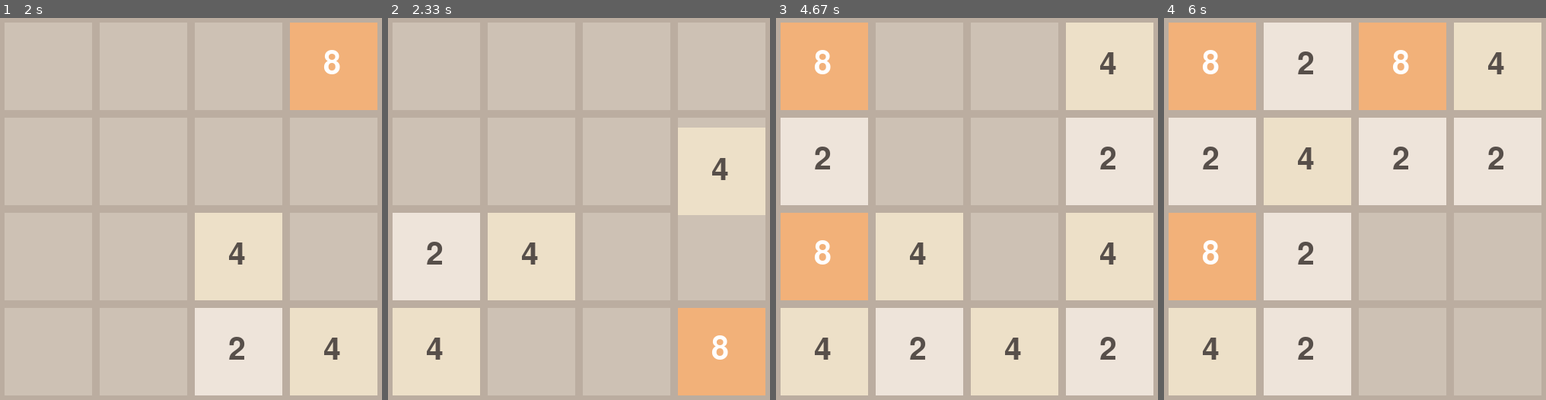
Above: before the commit, frames 1-4 (left to right).
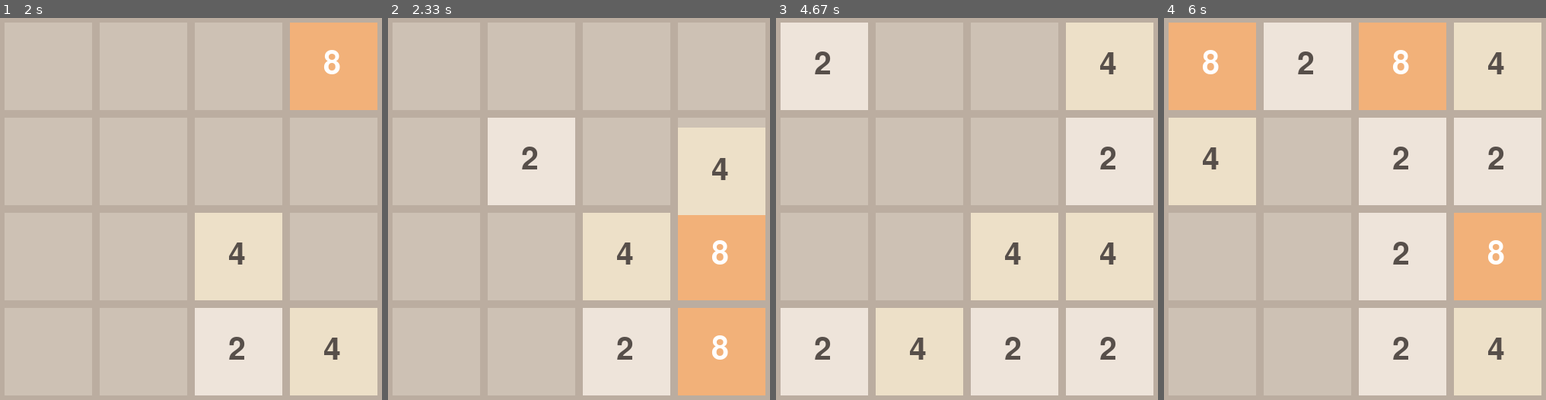
Above: after the commit, the same moments.

Repository: i0z0m/2048-pygame
Game: pygame game, started from src/2048_pygame/main.py
The game is run twice, just before and just after one commit, with the same random seed, the same clock (stepped at 60 frames per second) and the same inputs.
Inputs:
- Up to frame 1 (2 s): hold Right 0.33-0.8 s; hold Up 0.83-1.13 s; hold Right 1.17-1.63 s; hold Right from 1.67 s (still down)
- Up to frame 2 (2.33 s): release Right at 2.2 s; hold Down from 2.23 s (still down)
- Up to frame 3 (4.67 s): release Down at 2.53 s; hold Right 2.57-2.97 s; hold Right 3-3.37 s; hold Right 3.4-4.03 s; hold Down 4.07-4.43 s; hold Right from 4.47 s (still down)
- Up to frame 4 (6 s): release Right at 4.93 s; hold Right 4.97-5.43 s; hold Up 5.47-5.77 s; hold Right from 5.8 s (still down)

Frame 1 is identical in both runs. In frame 2, 37% of the frame differs, in the area x 1-99%, y 26-99%; in frame 3, 27%; in frame 4, 47%.

Commit message:
Combine the process of drawing tiles into a function

Diff:
--- a/src/2048_pygame/main.py
+++ b/src/2048_pygame/main.py
@@ -182,30 +182,32 @@
 clock = pygame.time.Clock()
 animation_time = 0
 total_animation_time = 300
+
+def draw_tile(value, pos, screen, tile_font):
+    color = tile_colors[value]
+    pygame.draw.rect(screen, color, (pos[1] * 125 + 10, pos[0] * 125 + 10, 115, 115))
+    if value != 0:
+        text_color = (87, 79, 74) if value < 8 else (255, 255, 255)
+        text_surface = tile_font.render(str(value), True, text_color)
+        text_rect = text_surface.get_rect(center=(pos[1] * 125 + 65, pos[0] * 125 + 65))
+        screen.blit(text_surface, text_rect)
+
 def draw_game(game_state, screen, game_font, animation_time):
     screen.fill(background_color)
 
     # タイルを描画
     for i in range(4):
         for j in range(4):
-            if game_state.is_animating:
-                value = game_state.previous_board[i][j]
-            else:
-                value = game_state.board[i][j]
-            color = tile_colors[value]
-            pygame.draw.rect(screen, color, (j * 125 + 10, i * 125 + 10, 115, 115))
-            if value != 0:
-                # Change text color based on tile value
-                text_color = (87, 79, 74) if value < 8 else (255, 255, 255)
-                text_surface = tile_font.render(str(value), True, text_color)
-                text_rect = text_surface.get_rect(center=(j * 125 + 65, i * 125 + 65))
-                screen.blit(text_surface, text_rect)
+            value = game_state.board[i][j]
+            draw_tile(value, (i, j), screen, tile_font)
 
     def ease_out_quad(x):
         return 1 - (1 - x) * (1 - x)
 
     # アニメーション中のタイルを描画
     for value, move_start_pos, move_end_pos in game_state.moving_tiles:
+        value = game_state.previous_board[move_start_pos[0]][move_start_pos[1]]
+
         # Calculate current position based on animation progress
         progress = min(1, animation_time / total_animation_time)
         eased_progress = ease_out_quad(progress)
@@ -213,14 +215,7 @@
             move_start_pos[0] * (1 - eased_progress) + move_end_pos[0] * eased_progress,
             move_start_pos[1] * (1 - eased_progress) + move_end_pos[1] * eased_progress
         )
-
-        # Draw the tile
-        color = tile_colors[value]
-        text_color = (87, 79, 74) if value in [2, 4] else (255, 255, 255)  # Set text color based on tile value
-        pygame.draw.rect(screen, color, (current_pos[0] * 125 + 10, current_pos[1] * 125 + 10, 115, 115))
-        text_surface = tile_font.render(str(value), True, text_color)
-        text_rect = text_surface.get_rect(center=(current_pos[0] * 125 + 65, current_pos[1] * 125 + 65))
-        screen.blit(text_surface, text_rect)
+        draw_tile(value, (current_pos[1], current_pos[0]), screen, tile_font)
 
     # ゲームクリアメッセージを描画
     if game_state.game_clear:
